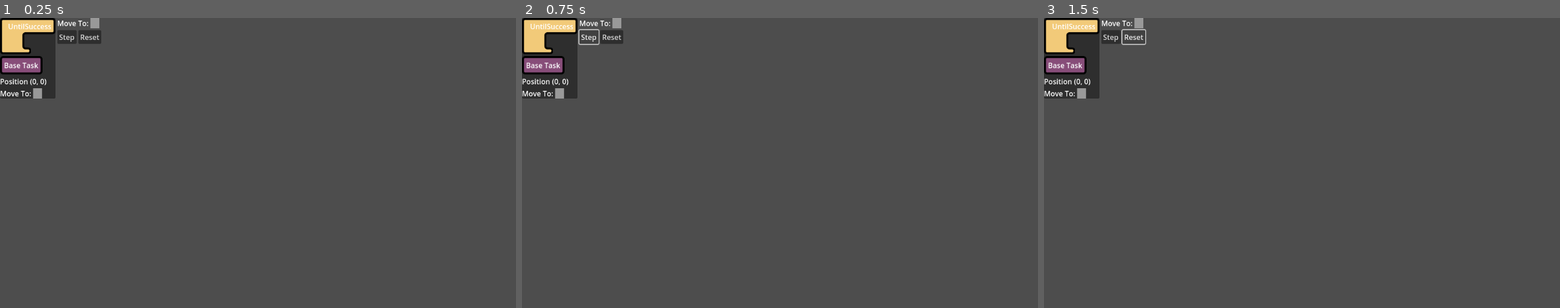
Above: before the commit, frames 1-3 (left to right).
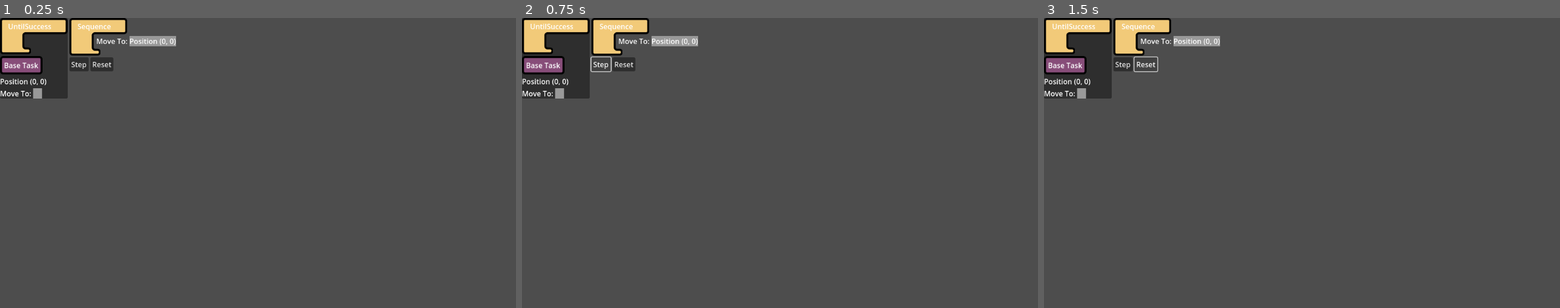
Above: after the commit, the same moments.

Repository: tefla/SpecialCirumstances
Game: Godot game, scene res://Tasks/TaskTest.tscn
The game is run twice, just before and just after one commit, with the same random seed, the same clock (stepped at 60 frames per second) and the same inputs.
Inputs:
- Up to frame 1 (0.25 s): no input
- Up to frame 2 (0.75 s): click "Step" at 0.5 s
- Up to frame 3 (1.5 s): click "Reset" at 1.25 s

The runs differ from the first frame. In frame 1, 2.4% of the frame differs, in the area x 10-35%, y 0-28%; in frame 2, 2.3%; in frame 3, 2.3%.

Commit message:
Everything is a Task

Diff:
--- a/Tasks/Blocks/BlockStatement.tscn
+++ b/Tasks/Blocks/BlockStatement.tscn
@@ -1,12 +1,10 @@
-[gd_scene load_steps=10 format=3 uid="uid://bu1uf3cx55xxp"]
+[gd_scene load_steps=8 format=3 uid="uid://bu1uf3cx55xxp"]
 
 [ext_resource type="Script" path="res://Tasks/Blocks/statement_block.gd" id="1_q7p3o"]
-[ext_resource type="StyleBox" uid="uid://bqewd5hcqoc82" path="res://Tasks/Blocks/statement-top.tres" id="2_rpfvj"]
-[ext_resource type="StyleBox" uid="uid://bkv6ksvcop66e" path="res://Tasks/Blocks/statement-middle.tres" id="3_rnojs"]
+[ext_resource type="StyleBox" uid="uid://ipfn26yakkr2" path="res://Tasks/Blocks/statement-top.tres" id="2_rpfvj"]
+[ext_resource type="StyleBox" path="res://Tasks/Blocks/statement-middle.tres" id="3_rnojs"]
 [ext_resource type="Texture2D" uid="uid://dftc434hupcc1" path="res://Assets/path316-7.png" id="3_spn54"]
-[ext_resource type="Script" path="res://Tasks/Blocks/StatementBlockChildrenContainer.gd" id="4_10564"]
-[ext_resource type="StyleBox" uid="uid://tlsr7n8tuasn" path="res://Tasks/Blocks/statement-bottom.tres" id="5_ijia5"]
-[ext_resource type="Script" path="res://Tasks/Blocks/StatementBlockFooterContainer.gd" id="6_7twpq"]
+[ext_resource type="StyleBox" path="res://Tasks/Blocks/statement-bottom.tres" id="5_ijia5"]
 
 [sub_resource type="StyleBoxTexture" id="StyleBoxTexture_m7pq4"]
 texture = ExtResource("3_spn54")
@@ -52,7 +50,6 @@
 layout_mode = 2
 size_flags_horizontal = 0
 theme_override_styles/panel = ExtResource("3_rnojs")
-script = ExtResource("4_10564")
 
 [node name="ChildrenMarginContainer" type="MarginContainer" parent="ChildrenContainer"]
 layout_mode = 2
@@ -74,4 +71,3 @@
 layout_mode = 2
 size_flags_horizontal = 0
 theme_override_styles/panel = ExtResource("5_ijia5")
-script = ExtResource("6_7twpq")
--- a/Tasks/Blocks/BlocksToolkit.gd
+++ b/Tasks/Blocks/BlocksToolkit.gd
@@ -9,8 +9,3 @@
 		var block = task.get_block()
 		block.is_template = true
 		add_child(block)
-
-
-# Called every frame. 'delta' is the elapsed time since the previous frame.
-func _process(delta: float) -> void:
-	pass
--- a/Tasks/Blocks/StatementBlockChildrenContainer.gd
+++ /dev/null
@@ -1,9 +0,0 @@
-extends PanelContainer
-
-func _can_drop_data(at_position: Vector2, data: Variant) -> bool:
-	return data is Task
-
-func _drop_data(at_position: Vector2, data: Variant) -> void:
-	# If we drop a task on a function, add it as a sibling
-	var block = data.get_block()
-	%BlockChildren.add_child(block)
--- a/Tasks/Blocks/StatementBlockFooterContainer.gd
+++ /dev/null
@@ -1,9 +0,0 @@
-extends PanelContainer
-
-func _can_drop_data(at_position: Vector2, data: Variant) -> bool:
-	return data is Task
-
-func _drop_data(at_position: Vector2, data: Variant) -> void:
-	# If we drop a task on a function, add it as a sibling
-	var block = data.get_block()
-	get_parent().add_sibling(block)
--- a/Tasks/Blocks/baseblock.gd
+++ b/Tasks/Blocks/baseblock.gd
@@ -1,12 +1,19 @@
 extends Container
 class_name BaseBlock
 
+
 var is_template = false
 var _task: Task
+
+signal task_dropped(data: Task)
+
 func set_task(task: Task):
-	print("Shoun't be called")
+	_task = task
+	#for child in get_children():
+		#child.queue_free()
 
-
+func redraw():
+	pass
 func _get_drag_data(at_position: Vector2) -> Variant:
 	# Duplicate ourselves for preview
 	var preview = duplicate(DUPLICATE_USE_INSTANTIATION & DUPLICATE_SCRIPTS)
@@ -14,12 +21,16 @@
 	if not is_template:
 		queue_free()
 	# Return the task
-	return _task
+		return _task
+	else:
+		return _task.duplicate(true)
 
 func _can_drop_data(at_position: Vector2, data: Variant) -> bool:
 	return data is Task
 
 func _drop_data(at_position: Vector2, data: Variant) -> void:
-	# If we drop a task on a function, add it as a sibling
-	var block = data.get_block()
-	add_sibling(block)
+	task_dropped.emit(data)
+	redraw()
+# If we drop a task on a function, add it as a sibling
+	#var block = data.get_block()
+	#add_sibling(block)
--- a/Tasks/Blocks/statement-top.tres
+++ b/Tasks/Blocks/statement-top.tres
@@ -1,9 +1,10 @@
-[gd_resource type="StyleBoxTexture" load_steps=2 format=3 uid="uid://bqewd5hcqoc82"]
+[gd_resource type="StyleBoxTexture" load_steps=2 format=3 uid="uid://ipfn26yakkr2"]
 
 [ext_resource type="Texture2D" uid="uid://c28wxu1u6x0v4" path="res://Assets/blocks/statement-yellow-block.png" id="1_x6g2y"]
 
 [resource]
 content_margin_left = 18.0
+content_margin_right = 36.0
 texture = ExtResource("1_x6g2y")
 texture_margin_left = 104.0
 texture_margin_top = 7.0
--- a/Tasks/Blocks/statement_block.gd
+++ b/Tasks/Blocks/statement_block.gd
@@ -3,14 +3,20 @@
 class_name StatementBlock
 
 
-func add_child_block(block: BaseBlock):
-	%BlockChildren.add_child(block)
+func add_children_tasks(tasks: Array[Task]):
+	for child in %BlockChildren.get_children():
+		child.queue_free()
+	for sub_task in tasks:
+		%BlockChildren.add_child(sub_task.get_block())
 
 func set_task(task: Task):
-	_task = task
+	super.set_task(task)
 	%Name.text = _task.name
-	for sub_task in _task.children:
-		add_child_block(sub_task.get_block())
+	add_children_tasks(_task.children)
 
-func _process(delta: float) -> void:
-	%Status.visible = _task.status == Task.RUNNING
+func redraw():
+	add_children_tasks(_task.children)
+
+#func _process(delta: float) -> void:
+	#if _task and not is_template:
+		#%Status.visible = _task.status == Task.RUNNING
--- a/Tasks/LeafTasks/MoveTo/MoveToBlock.gd
+++ b/Tasks/LeafTasks/MoveTo/MoveToBlock.gd
@@ -7,16 +7,19 @@
 func set_task(task: Task):
 	_task = task
 	%Name.text = _task.name
+	redraw()
+func redraw():
+	if _task.children.size() == 1:
+		%Value.get_children().clear()
+		%Value.add_child(_task.children[0].get_block())
+
+
+
 
 
 func _process(delta: float) -> void:
 	if _task:
 		%Status.visible = _task.status == Task.RUNNING
-func _drop_data(at_position: Vector2, data: Variant) -> void:
-	# If we drop a task on a function, add it as a sibling
-	_task.children.clear()
-	_task.add_child(data)
+
 func _can_drop_data(at_position: Vector2, data: Variant) -> bool:
-	if data is Task:
-		return data.result_type == Task.ResultType.POSITION
-	return false
+	return  data is Task and data.result_type == Task.ResultType.POSITION
--- a/Tasks/LeafTasks/MoveTo/MoveToTask.gd
+++ b/Tasks/LeafTasks/MoveTo/MoveToTask.gd
@@ -2,6 +2,10 @@
 class_name MoveToTask
 
 var _value: Vector2 = Vector2.ZERO
+
+func add_child(task: Task):
+	children.clear()
+	children.append(task)
 
 func _init() -> void:
 	name = "Move To:"
--- a/Tasks/LeafTasks/Succeed.gd
+++ b/Tasks/LeafTasks/Succeed.gd
@@ -1,4 +1,4 @@
-extends StructureTask
+extends Task
 
 class_name Succeed
 
--- a/Tasks/Sequence.gd
+++ b/Tasks/Sequence.gd
@@ -1,4 +1,4 @@
-extends StructureTask
+extends Task
 
 # All children must run successfully
 
@@ -9,7 +9,6 @@
 func _init() -> void:
 	block = preload("Blocks/BlockStatement.tscn")
 	name = "Sequence"
-	canHaveChildren = true
 
 func run():
 	if status == FRESH:
--- a/Tasks/Task.gd
+++ b/Tasks/Task.gd
@@ -24,7 +24,6 @@
 	SUCCEEDED,
 	CANCELLED
 }
-
 var control = null
 var tree = null
 # var guard = null
@@ -88,10 +87,12 @@
 
 func add_child(task: Task):
 	children.append(task)
+
 #region Block
 func get_block():
-	var _block: BaseBlock = block.instantiate()
+	var _block = block.instantiate()
 	_block.set_task(self)
+	_block.task_dropped.connect(add_child)
 	return _block
 
 #endregion Block
--- a/Tasks/TaskTest.gd
+++ b/Tasks/TaskTest.gd
@@ -8,11 +8,6 @@
 	%TaskList.add_child(ui)
 	task.start()
 
-# Called every frame. 'delta' is the elapsed time since the previous frame.
-func _process(delta: float) -> void:
-	#if task.status not in [task.FAILED, task.CANCELLED, task.SUCCEEDED]:
-	pass
-
 
 func _on_step_pressed() -> void:
 	task.run()
--- a/Tasks/TaskTest.tscn
+++ b/Tasks/TaskTest.tscn
@@ -1,19 +1,24 @@
-[gd_scene load_steps=13 format=3 uid="uid://cmj4241ox1fhd"]
+[gd_scene load_steps=15 format=3 uid="uid://2wpke5l0velw"]
 
 [ext_resource type="Script" path="res://Tasks/TaskTest.gd" id="1_t3p00"]
 [ext_resource type="Script" path="res://Tasks/Task.gd" id="2_o3aat"]
+[ext_resource type="Script" path="res://Tasks/Sequence.gd" id="3_7lea6"]
 [ext_resource type="Script" path="res://Tasks/Blocks/BlocksToolkit.gd" id="3_46byr"]
 [ext_resource type="Script" path="res://Tasks/UntilSuccess.gd" id="4_kt07q"]
 [ext_resource type="Script" path="res://Tasks/LeafTasks/Position/PositionTask.gd" id="5_8x5kp"]
 [ext_resource type="Script" path="res://Tasks/LeafTasks/MoveTo/MoveToTask.gd" id="6_h5iij"]
 
-[sub_resource type="Resource" id="Resource_vfvf6"]
+[sub_resource type="Resource" id="Resource_spxrn"]
 script = ExtResource("5_8x5kp")
 children = Array[ExtResource("2_o3aat")]([])
 
-[sub_resource type="Resource" id="Resource_kbro6"]
+[sub_resource type="Resource" id="Resource_u0jg8"]
 script = ExtResource("6_h5iij")
-children = Array[ExtResource("2_o3aat")]([SubResource("Resource_vfvf6")])
+children = Array[ExtResource("2_o3aat")]([SubResource("Resource_spxrn")])
+
+[sub_resource type="Resource" id="Resource_1ibxq"]
+script = ExtResource("3_7lea6")
+children = Array[ExtResource("2_o3aat")]([SubResource("Resource_u0jg8")])
 
 [sub_resource type="Resource" id="Resource_wtgrb"]
 script = ExtResource("4_kt07q")
@@ -33,7 +38,7 @@
 
 [node name="TaskTest" type="Node2D"]
 script = ExtResource("1_t3p00")
-task = SubResource("Resource_kbro6")
+task = SubResource("Resource_1ibxq")
 
 [node name="HBoxContainer" type="HBoxContainer" parent="."]
 offset_right = 40.0
--- a/game_manager.gd
+++ b/game_manager.gd
@@ -24,12 +24,3 @@
 func deselect():
 	selected = []
 	selection_changed.emit(selected)
-
-# Called when the node enters the scene tree for the first time.
-func _ready() -> void:
-	pass # Replace with function body.
-
-
-# Called every frame. 'delta' is the elapsed time since the previous frame.
-func _process(delta: float) -> void:
-	pass
